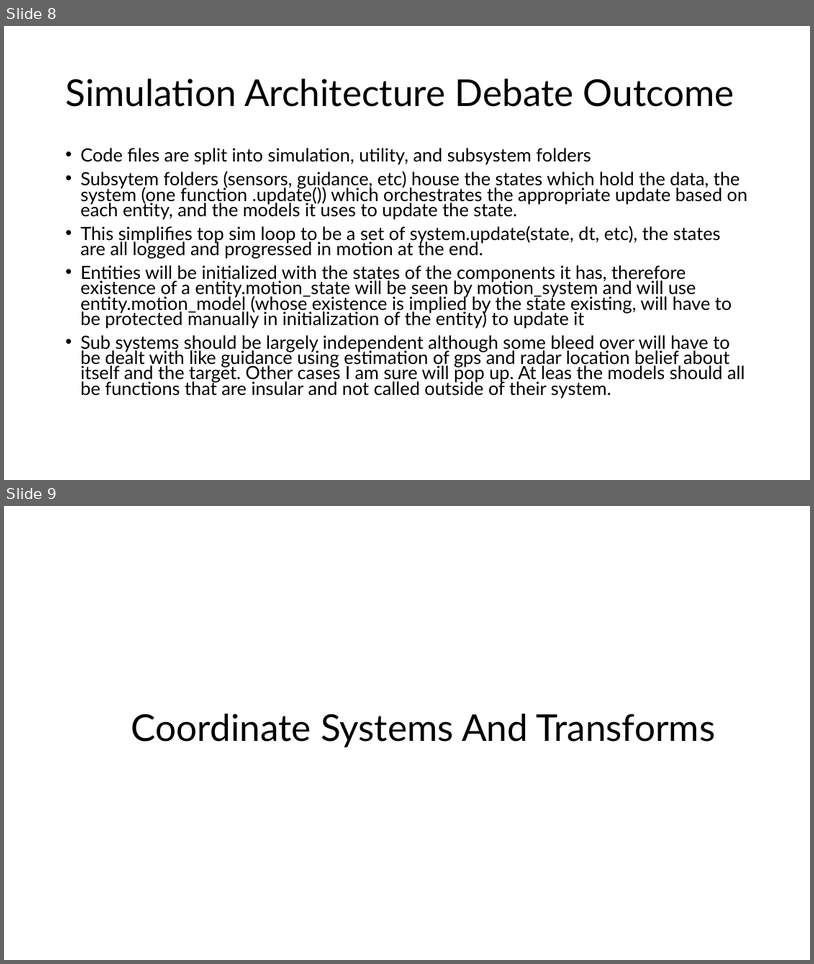
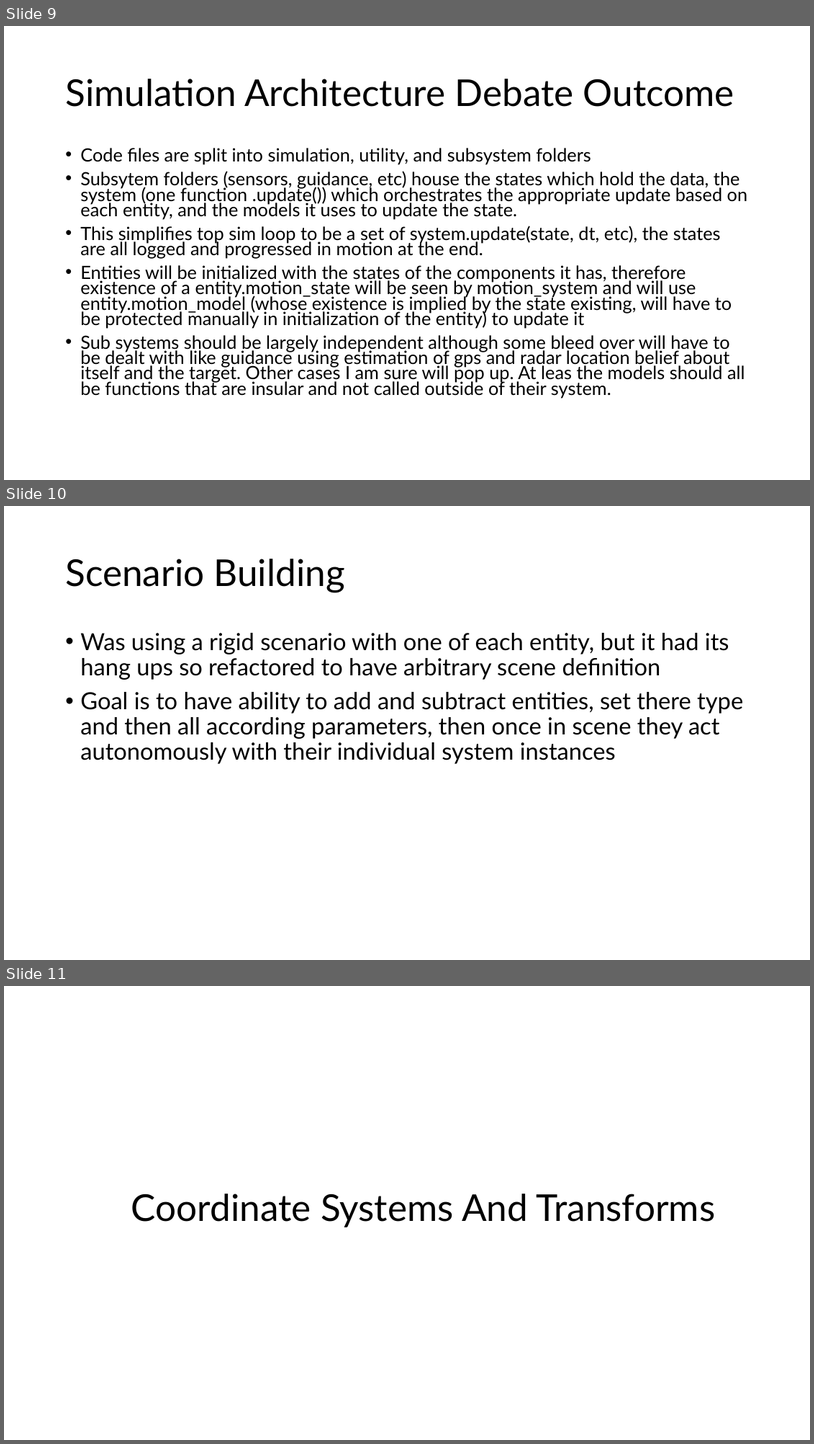
Before and after one commit to jeremyjestel/apogee, a slide deck: docs/Apogee_Progession.pptx. Shown one above the other, each under a label of ours: slides 8 and 9 before the commit, slides 9, 10 and 11 after it. The pictures are 814x964 and 814x1444 pixels, drawn with LibreOffice and Linux fonts; fonts in the diff are those of the drawing. Boxes give left, top, right and bottom in pixels: in the first picture for what was removed or moved away, otherwise in the second. Text is boxed around its words. In the diff, an @@ line names an element or a change of style, - is before the commit and + after.

Commit message:
prop nav, scenarios, range doppler, classic forget to commit.

```diff
--- a/docs/Apogee_Progession.pptx
+++ b/docs/Apogee_Progession.pptx
@@ slide 10 added at [4, 506, 810, 960], background #FFFFFF @@
@@ title added at [65, 559, 345, 592], 44 pt, text #000000 @@
+Scenario Building
@@ text added at [80, 633, 743, 764], 28 pt, text #000000 @@
+• Was using a rigid scenario with one of each entity, but it had its hang ups so refactored to have arbitrary scene definition
+• Goal is to have ability to add and subtract entities, set there type and then all according parameters, then once in scene they act autonomously with their individual system instances
@@ what was slide 8 is now slide 9 @@
@@ what was slide 9 is now slide 11 @@
```
Also in this commit, not shown: 2 slides changed, 2 other slides added, 44 other files.
